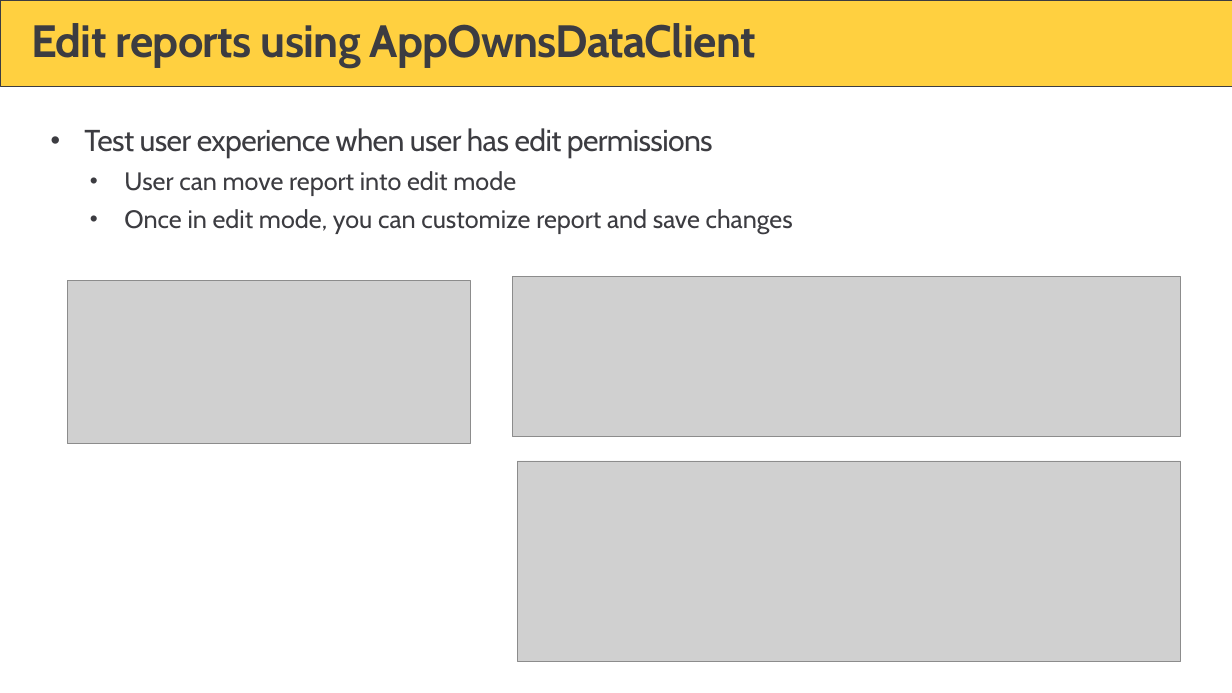
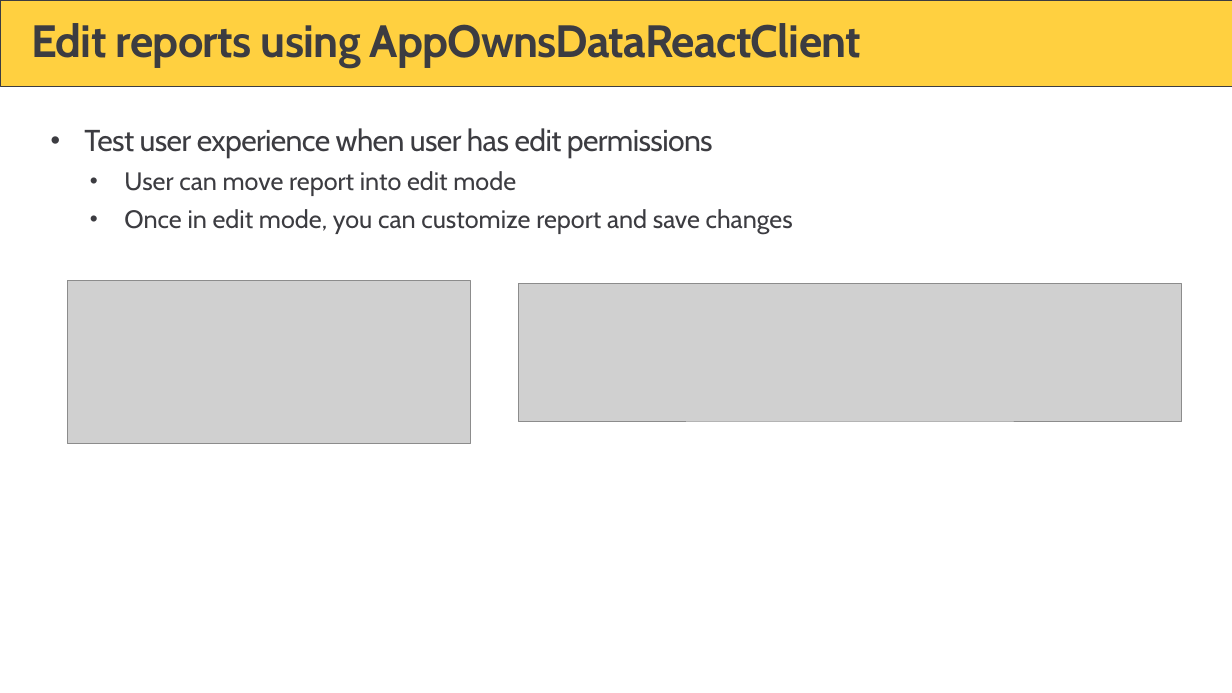
Before and after one commit to PowerBiDevCamp/Camp-Sessions, a slide deck: slide 40 of Session 32 - Design Patterns and Best Practices with Power BI Embedding.pptx (slide 29 before the commit). Drawn at 1232x693 pixels with LibreOffice and Linux fonts; fonts in the diff are those of the drawing; grey boxes stand for pictures; background and template pictures are left out. Boxes give left, top, right and bottom in pixels: in the first picture for what was removed or moved away, otherwise in the second. Text is boxed around its words. In the diff, an @@ line names an element or a change of style, - is before the commit and + after.

```diff
--- a/Session 32 - Design Patterns and Best Practices with Power BI Embedding.pptx
+++ b/Session 32 - Design Patterns and Best Practices with Power BI Embedding.pptx
@@ title at [31,23,862,68]: text changed @@
-Edit reports using AppOwnsDataClient
+Edit reports using AppOwnsDataReactClient
@@ picture: place and size @@
-picture at [512,276,1180,437]
+picture at [518,284,1181,421]
@@ picture removed at [517,461,1180,661] @@
```
Also in this commit, not shown: 12 other slides changed, 33 slides added, 18 slides removed, 6 other files.
